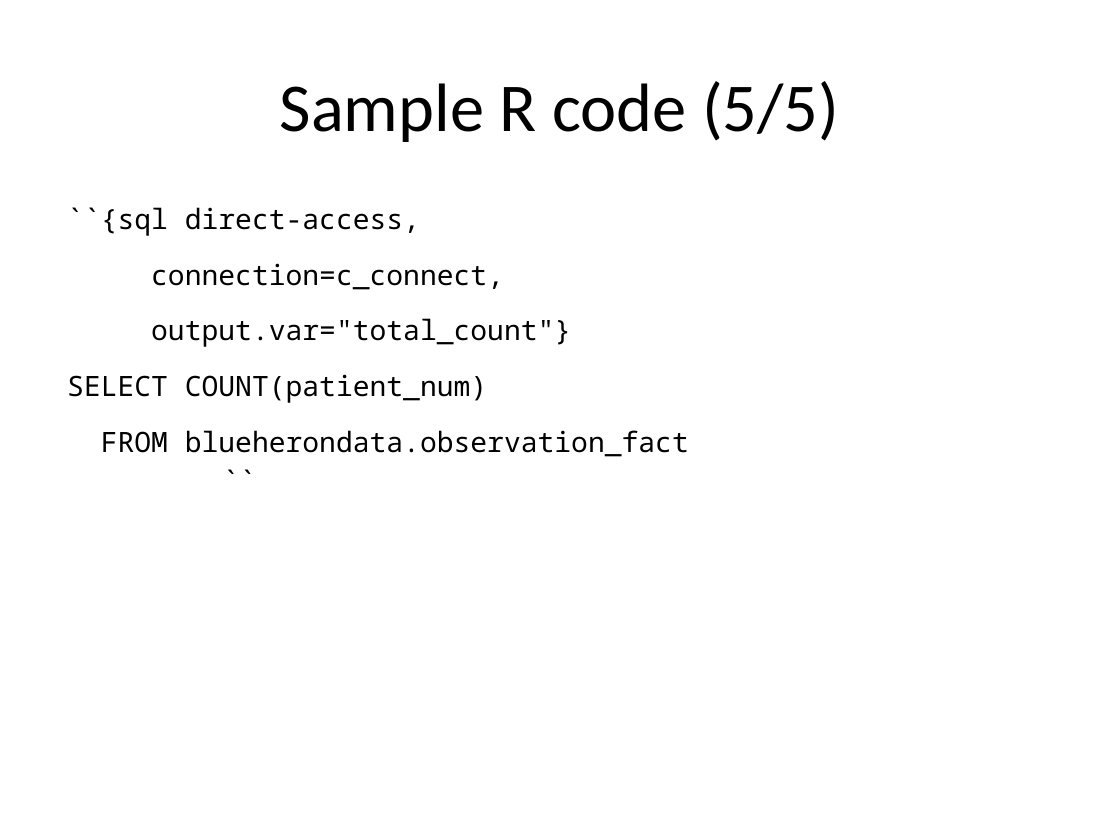
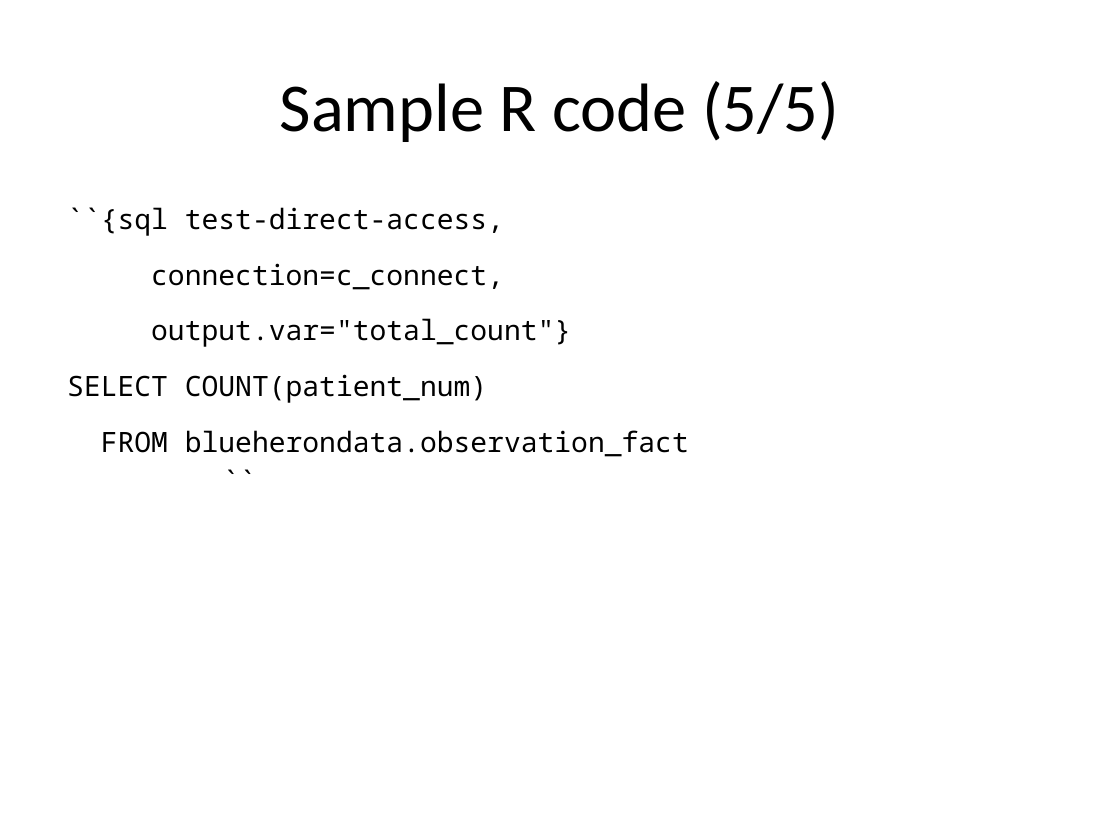
Before and after one commit to kumc-bmi/heron-i2b2-analytics, a slide deck: slide 17 of talks/sql-into-r/slides.pptx. Drawn at 1120x840 pixels with LibreOffice and Linux fonts; fonts in the diff are those of the drawing. Boxes give left, top, right and bottom in pixels: in the first picture for what was removed or moved away, otherwise in the second. Text is boxed around its words. In the diff, an @@ line names an element or a change of style, - is before the commit and + after.

Commit message:
Fixed small typo in sal-into-r slides.

```diff
--- a/talks/sql-into-r/slides.pptx
+++ b/talks/sql-into-r/slides.pptx
@@ text at bbox=[67, 207, 689, 457]: text changed @@
-``{sql direct-access,
-connection=c_connect,
-output.var="total_count"}
-SELECT COUNT(patient_num)
-FROM blueherondata.observation_fact
-``
+``{sql test-direct-access,
+connection=c_connect,
+output.var="total_count"}
+SELECT COUNT(patient_num)
+FROM blueherondata.observation_fact
+``
```
Also in this commit, not shown: 3 other slides changed, 2 slides added, 1 other file.
